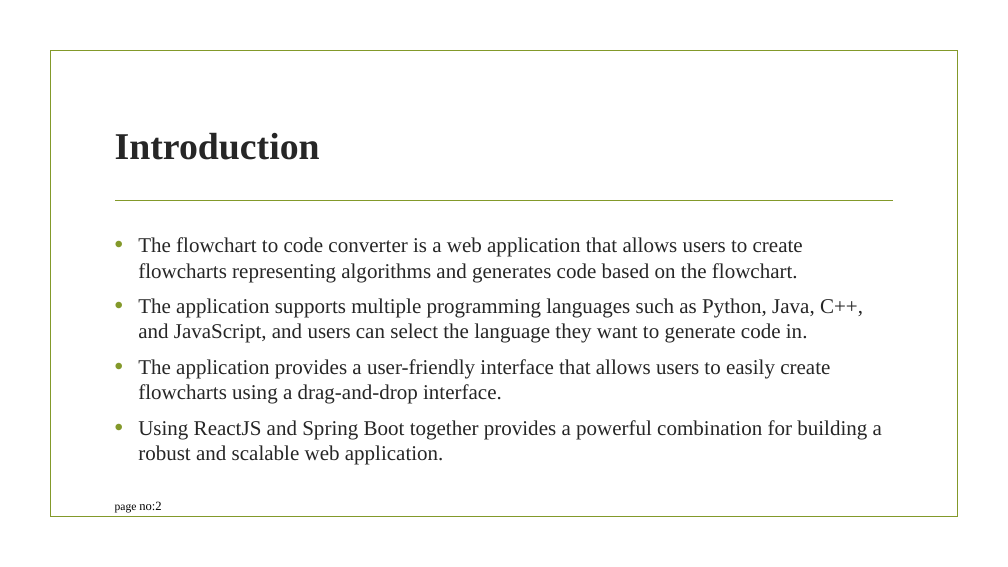
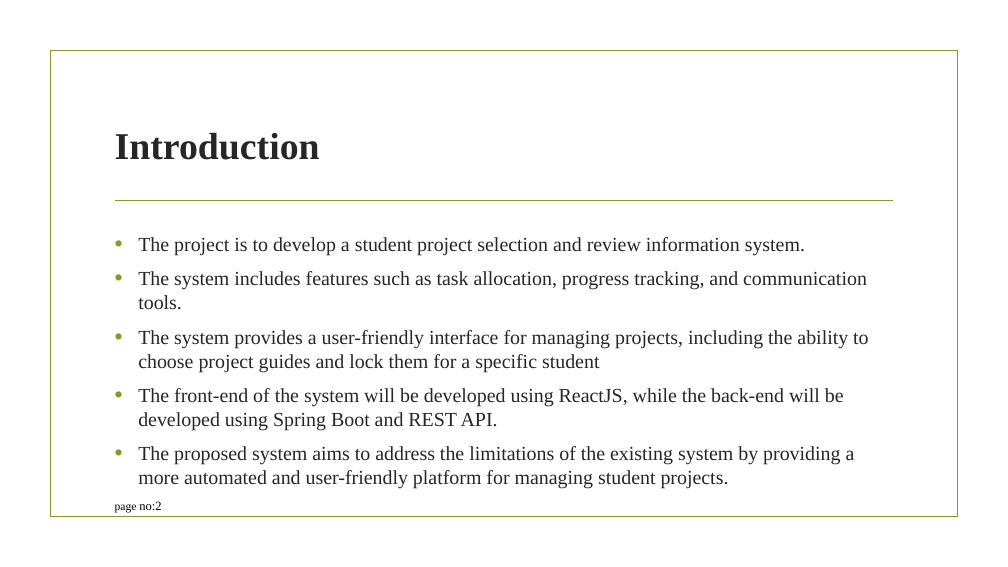
Before and after one commit to Lingamleee/project1, a slide deck: slide 2 of server/public/uploads/2021179008.pptx. Drawn at 1008x567 pixels with LibreOffice and Linux fonts; fonts in the diff are those of the drawing; background and template pictures are left out. Boxes give left, top, right and bottom in pixels: in the first picture for what was removed or moved away, otherwise in the second. Text is boxed around its words. In the diff, an @@ line names an element or a change of style, - is before the commit and + after.

```diff
--- a/server/public/uploads/2021179008.pptx
+++ b/server/public/uploads/2021179008.pptx
@@ text at box(138, 237, 868, 489): text changed; size 20 to 19 pt @@
-• The flowchart to code converter is a web application that allows users to create flowcharts representing algorithms and generates code based on the flowchart.
-• The application supports multiple programming languages such as Python, Java, C++, and JavaScript, and users can select the language they want to generate code in.
-• The application provides a user-friendly interface that allows users to easily create flowcharts using a drag-and-drop interface.
-• Using ReactJS and Spring Boot together provides a powerful combination for building a robust and scalable web application.
+• The project is to develop a student project selection and review information system.
+• The system includes features such as task allocation, progress tracking, and communication tools.
+• The system provides a user-friendly interface for managing projects, including the ability to choose project guides and lock them for a specific student
+• The front-end of the system will be developed using ReactJS, while the back-end will be developed using Spring Boot and REST API.
+• The proposed system aims to address the limitations of the existing system by providing a more automated and user-friendly platform for managing student projects.
```
Also in this commit, not shown: 3 other slides changed, 8 slides added, 8 slides removed, 31 other files.
